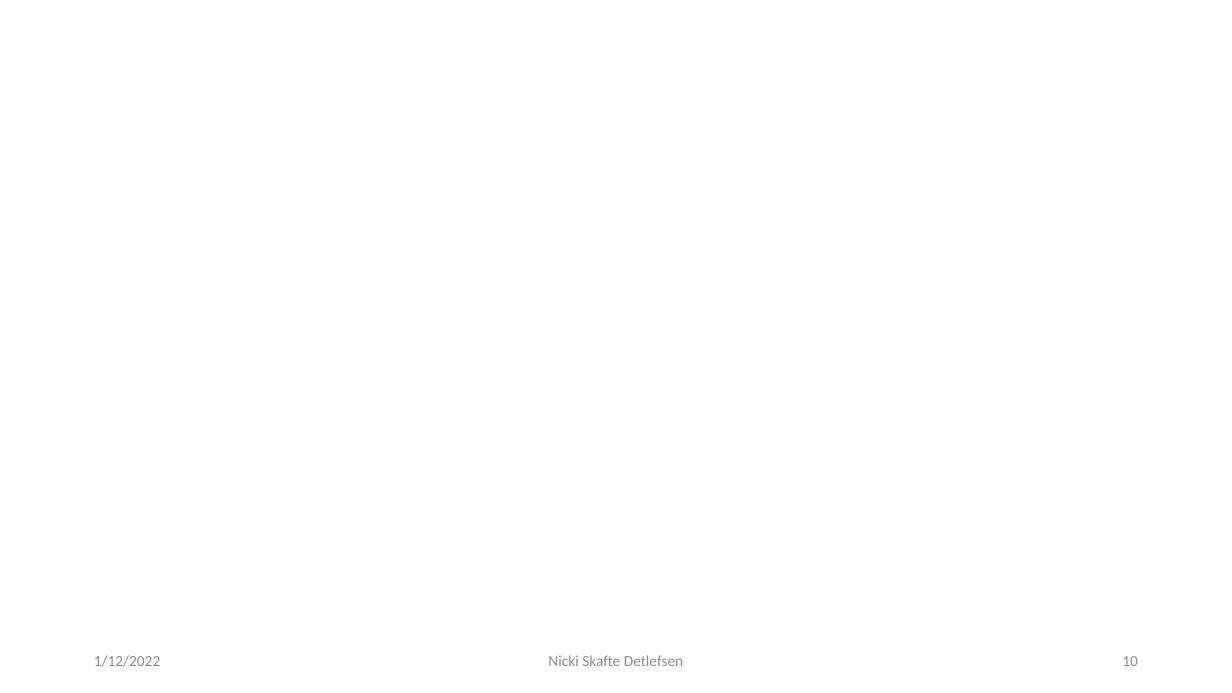
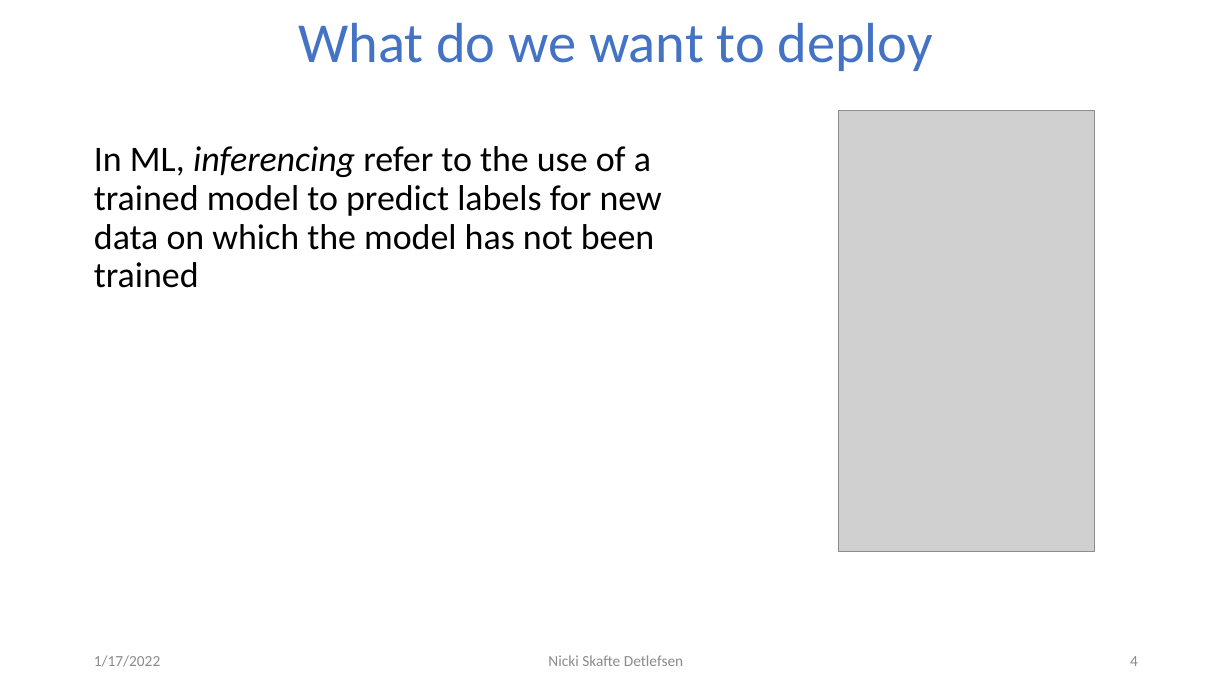
Before and after one commit to DeepEasterbunny/dtu_mlops, a slide deck: slide 4 of s8_deployment/lecture/deployment.pptx (slide 10 before the commit). Drawn at 1232x693 pixels with LibreOffice and Linux fonts; fonts in the diff are those of the drawing; grey boxes stand for pictures; background and template pictures are left out. Boxes give left, top, right and bottom in pixels: in the first picture for what was removed or moved away, otherwise in the second. Text is boxed around its words. In the diff, an @@ line names an element or a change of style, - is before the commit and + after.

Commit message:
deployment

```diff
--- a/s8_deployment/lecture/deployment.pptx
+++ b/s8_deployment/lecture/deployment.pptx
@@ title added at [298,23,933,71], 44 pt, text #4472C4 @@
+What do we want to deploy
@@ picture added at [838,111,1094,551] @@
@@ text added at [94,146,662,288], 28 pt, text #000000 @@
+In ML, inferencing refer to the use of a trained model to predict labels for new data on which the model has not been trained
@@ text at [94,655,160,667]: text changed @@
-1/12/2022
+1/17/2022
@@ page number at [1130,656,1138,666]: text changed @@
-10
+4
```
Also in this commit, not shown: 9 other slides changed, 1 slide added, 3 other files.
